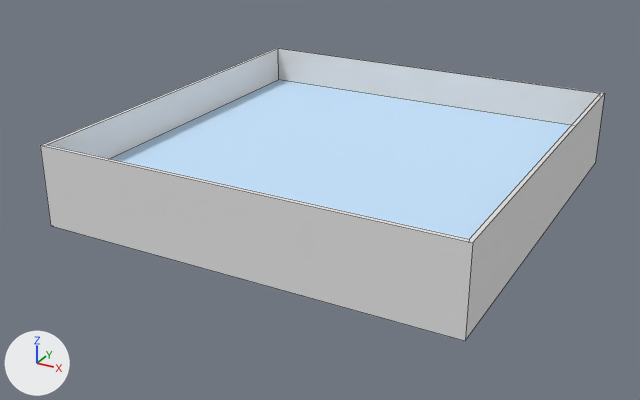
Two versions of the Blender file Morse/environments/water-walls.blend, one commit apart.
Camera for both pictures: a camera (50 mm lens) standing at (189.0, -370.0, 158.0) and looking at (-7.0, -14.0, -20.0). Lighting does not change. The marker at lower left points along +X, +Y and +Z. Mesh edges are drawn as thin lines.

Names of what the first picture shows: 'Walls', 'Water'.
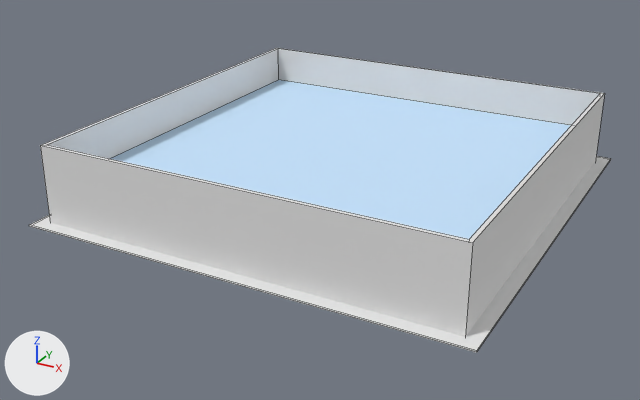
Pixel boxes (x1, y1, x2, y2) of what changed, in the pictures (640 x 400 px):
```json
{"object": "Ground", "change": "added", "after": [29, 156, 611, 352]}
```

The change, as JSON lines over the scene's bpy script:
```json
{"op": "add", "block": "mat_material", "code": ["mat_material = diffuse_material('Material')", "mat_material.base_color = (0.8, 0.8, 0.8)  # white #e7e7e7"]}
{"op": "add", "block": "me_cube", "code": ["me_cube = bpy.data.meshes.new('Cube')", "me_cube.from_pydata(...)  # a box spanning x -1.0..1.0, y -1.0..1.0, z -1.0..1.0", "me_cube.materials.append(mat_material)  # white #e7e7e7"]}
{"op": "add", "block": "ob_ground", "code": ["ob_ground = bpy.data.objects.new('Ground', me_cube)", "ob_ground.location = (0.0, 0.0, -18.6)", "ob_ground.scale = (109.0, 109.0, 0.355)"]}
```
